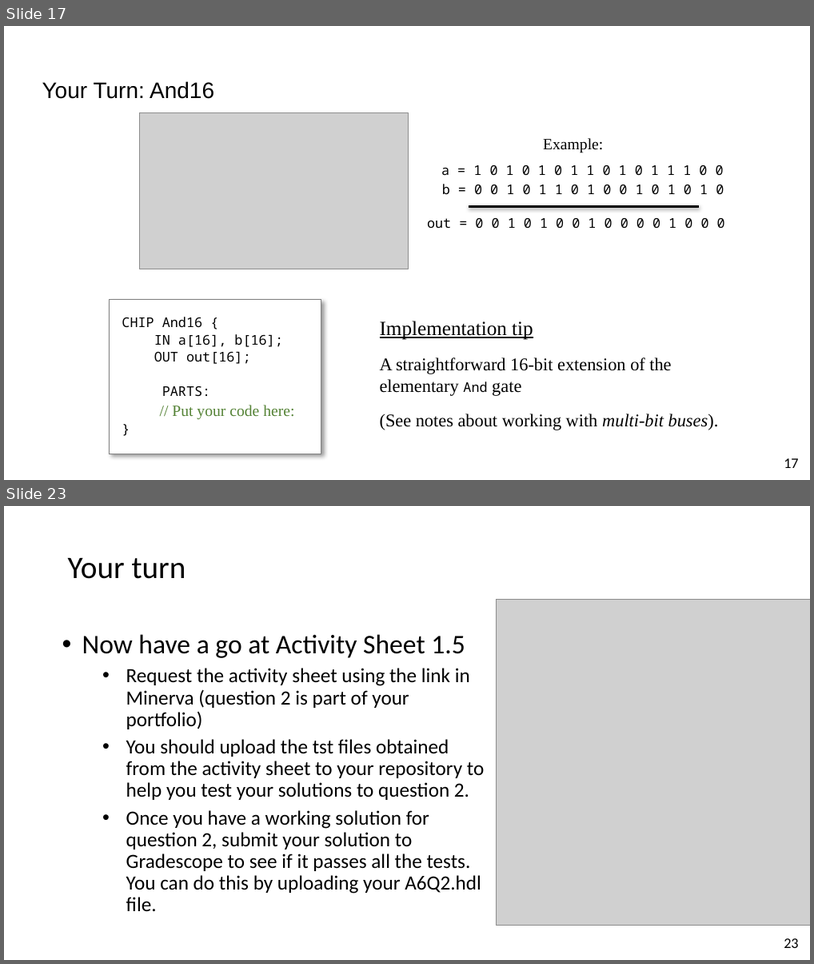
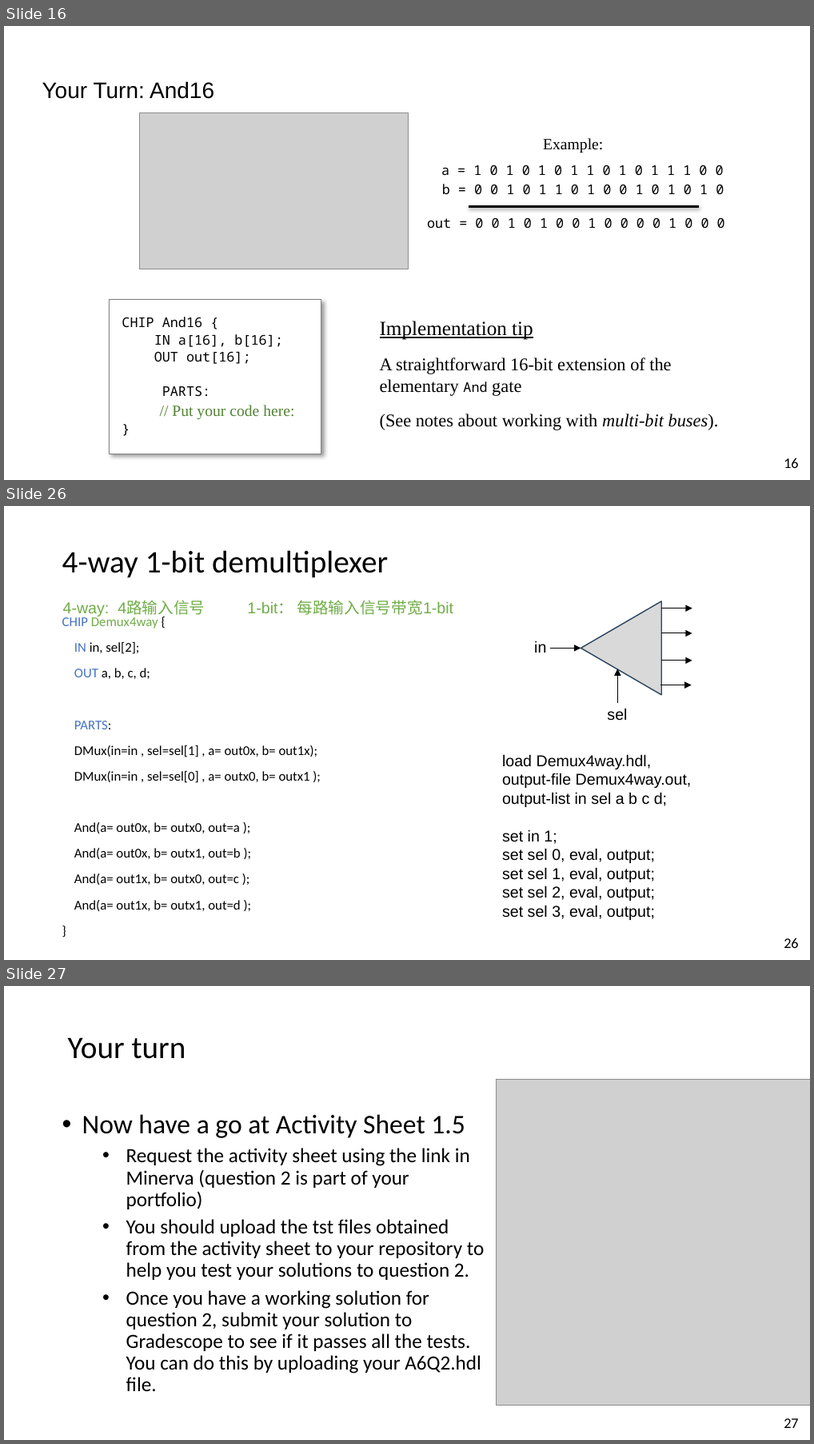
Before and after one commit to vcboy1/Leeds, a slide deck: 26fall/1860/Lecture/Week1.5/Lab 1.5.2 HDL & CAD LAB 2.pptx. Shown one above the other, each under a label of ours: slides 17 and 23 before the commit, slides 16, 26 and 27 after it; the slides between them are not shown. The pictures are 814x964 and 814x1444 pixels, drawn with LibreOffice and Linux fonts; fonts in the diff are those of the drawing; grey boxes stand for pictures; background and template pictures are left out. Boxes give left, top, right and bottom in pixels: in the first picture for what was removed or moved away, otherwise in the second. Text is boxed around its words. In the diff, an @@ line names an element or a change of style, - is before the commit and + after.

```diff
--- a/26fall/1860/Lecture/Week1.5/Lab 1.5.2 HDL & CAD LAB 2.pptx
+++ b/26fall/1860/Lecture/Week1.5/Lab 1.5.2 HDL & CAD LAB 2.pptx
@@ slide 26 added at [4, 506, 810, 960], background picture (left out) @@
@@ text added at [62, 550, 388, 578], 28 pt, text #000000 @@
+4-way 1-bit demultiplexer
@@ text added at [63, 600, 454, 617], 14 pt, text #70AD47 @@
+4-way: 4路输入信号 1-bit： 每路输入信号带宽1-bit
@@ triangle added at [582, 601, 662, 695], fill #D9D9D9, outline #28445D 1 pt @@
@@ text added at [62, 616, 318, 911], 12 pt, text #000000 @@
+CHIP Demux4way {
+IN in, sel[2];
+OUT a, b, c, d;
+PARTS:
+DMux(in=in , sel=sel[1] , a= out0x, b= out1x);
+DMux(in=in , sel=sel[0] , a= outx0, b= outx1 );
+And(a= out0x, b= outx0, out=a );
+And(a= out0x, b= outx1, out=b );
+And(a= out1x, b= outx0, out=c );
+And(a= out1x, b= outx1, out=d );
+}
@@ arrow added from (662, 608) to (693, 608), #000000 0.75 pt @@
@@ text added at [534, 640, 546, 652], 14 pt, text #000000 @@
+in
@@ arrow added from (550, 648) to (582, 648), #000000 0.75 pt @@
@@ arrow added from (662, 633) to (693, 633), #000000 0.75 pt @@
@@ arrow added from (618, 703) to (618, 669), #000000 0.75 pt @@
@@ arrow added from (662, 660) to (693, 660), #000000 0.75 pt @@
@@ arrow added from (662, 685) to (692, 685), #000000 0.75 pt @@
@@ text added at [607, 708, 627, 720], 14 pt, text #000000 @@
+sel
@@ text added at [502, 754, 692, 920], 14 pt, text #000000 @@
+load Demux4way.hdl,
+output-file Demux4way.out,
+output-list in sel a b c d;
+set in 1;
+set sel 0, eval, output;
+set sel 1, eval, output;
+set sel 2, eval, output;
+set sel 3, eval, output;
@@ page number added at [784, 937, 798, 948], 13 pt, text #000000 @@
+26
@@ what was slide 17 is now slide 16 @@
@@ page number at [784, 457, 798, 468]: text changed @@
-17
+16
@@ what was slide 23 is now slide 27 @@
@@ page number at [784, 1418, 798, 1428]: text changed @@
-23
+27
```
Also in this commit, not shown: 13 slides changed, 4 other slides added, 1 slide removed, 7 other files.
